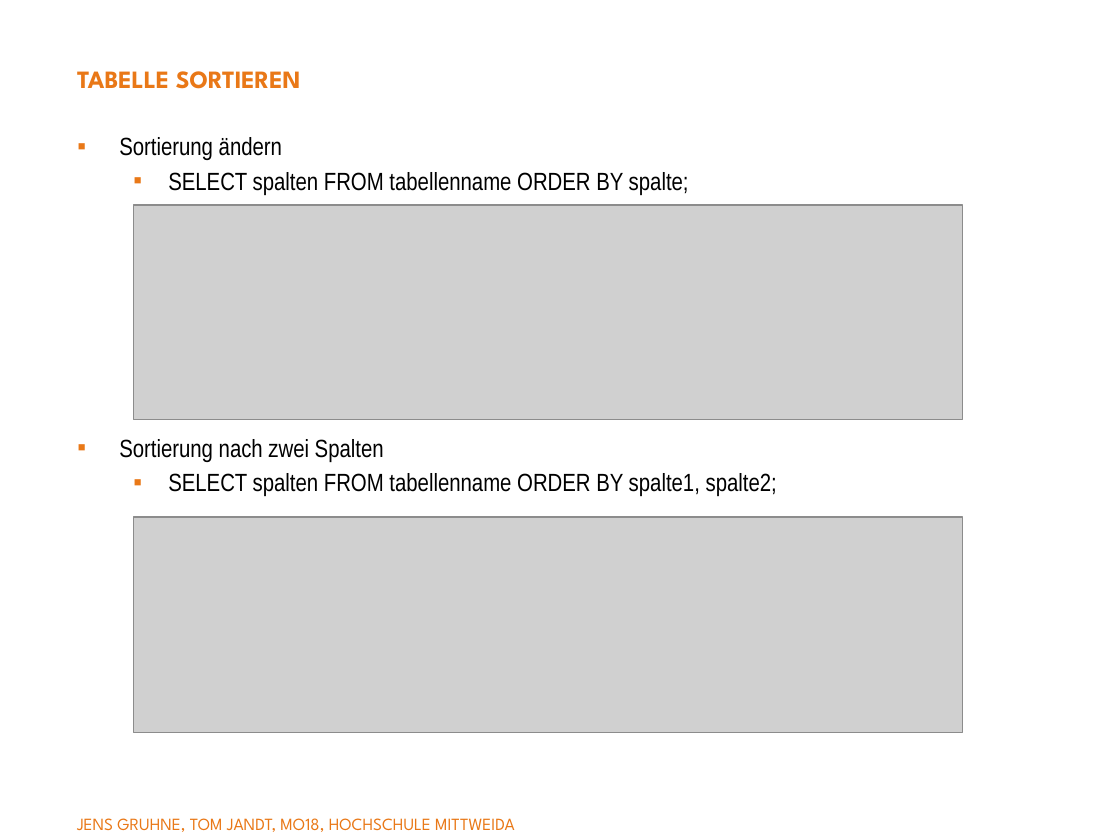
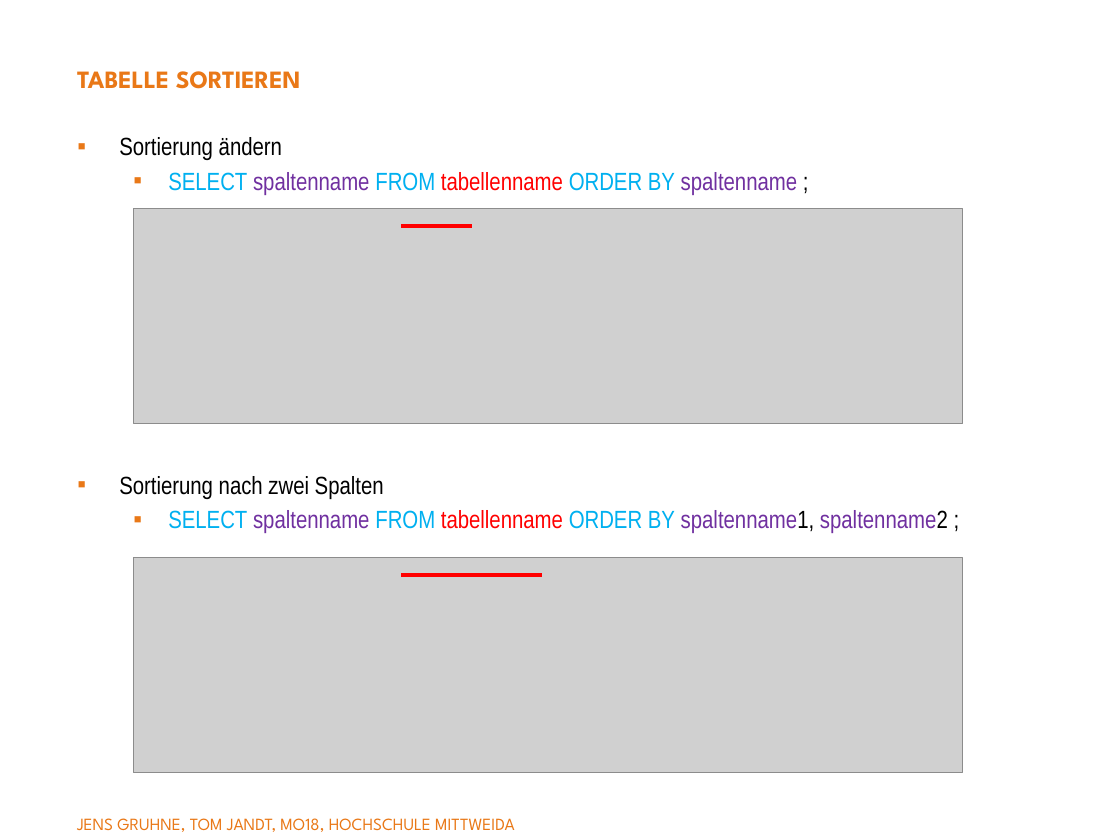
Before and after one commit to yyangg00/Semantik-Vortrag, a slide deck: slide 12 of semantik.pptx (slide 9 before the commit). Drawn at 1120x840 pixels with LibreOffice and Linux fonts; fonts in the diff are those of the drawing; grey boxes stand for pictures; background and template pictures are left out. Boxes give left, top, right and bottom in pixels: in the first picture for what was removed or moved away, otherwise in the second. Text is boxed around its words. In the diff, an @@ line names an element or a change of style, - is before the commit and + after.

```diff
--- a/semantik.pptx
+++ b/semantik.pptx
@@ text at (168,172,797,195): text changed; text colour #000000 to #7030A0 @@
-  ▪ SELECT spalten FROM tabellenname ORDER BY spalte;
+  ▪ SELECT spaltenname FROM tabellenname ORDER BY spaltenname ;
@@ line added from (401, 226) to (472, 226), #FF0000 2.25 pt @@
@@ text "Sortierung nach zwei Spalten": place and size @@
-text "Sortierung nach zwei Spalten" at (119,439,777,496)
+text "Sortierung nach zwei Spalten" at (119,476,948,533)
@@ text at (168,510,948,533): text changed; text colour #000000 to #7030A0 @@
-  ▪ SELECT spalten FROM tabellenname ORDER BY spalte1, spalte2;
+  ▪ SELECT spaltenname FROM tabellenname ORDER BY spaltenname1, spaltenname2 ;
@@ picture: place and size @@
-picture at (133,517,962,732)
+picture at (133,558,962,773)
@@ line added from (401, 576) to (542, 576), #FF0000 2.25 pt @@
```
Also in this commit, not shown: 17 other slides changed.
